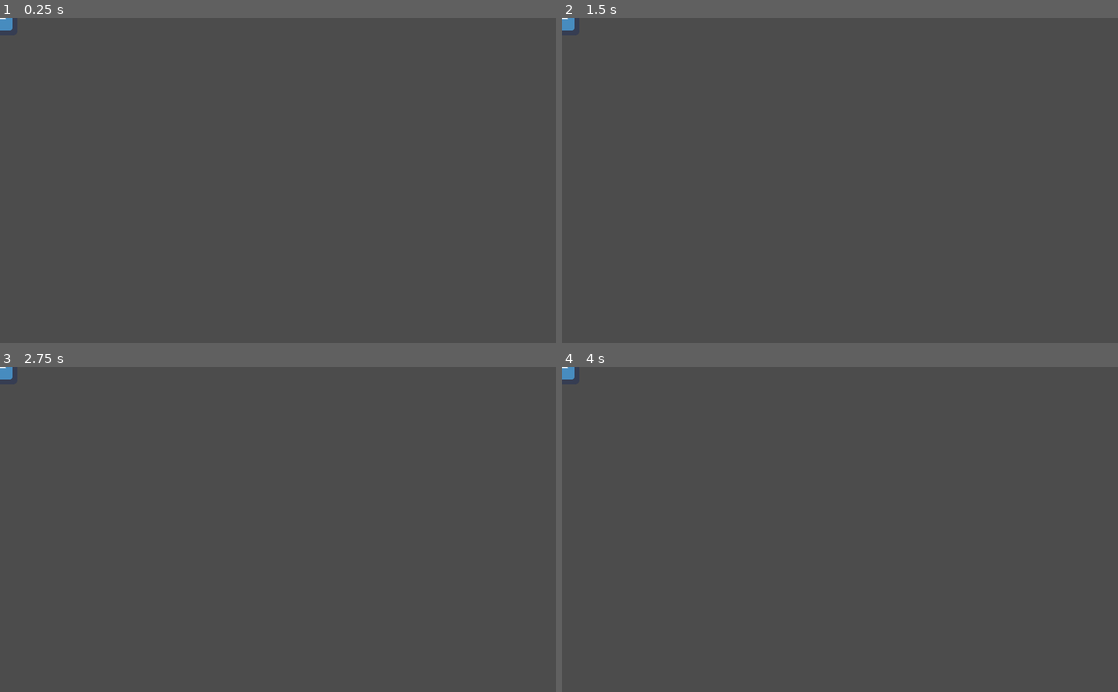
Above: before the commit, frames 1-4 (two rows, left to right).
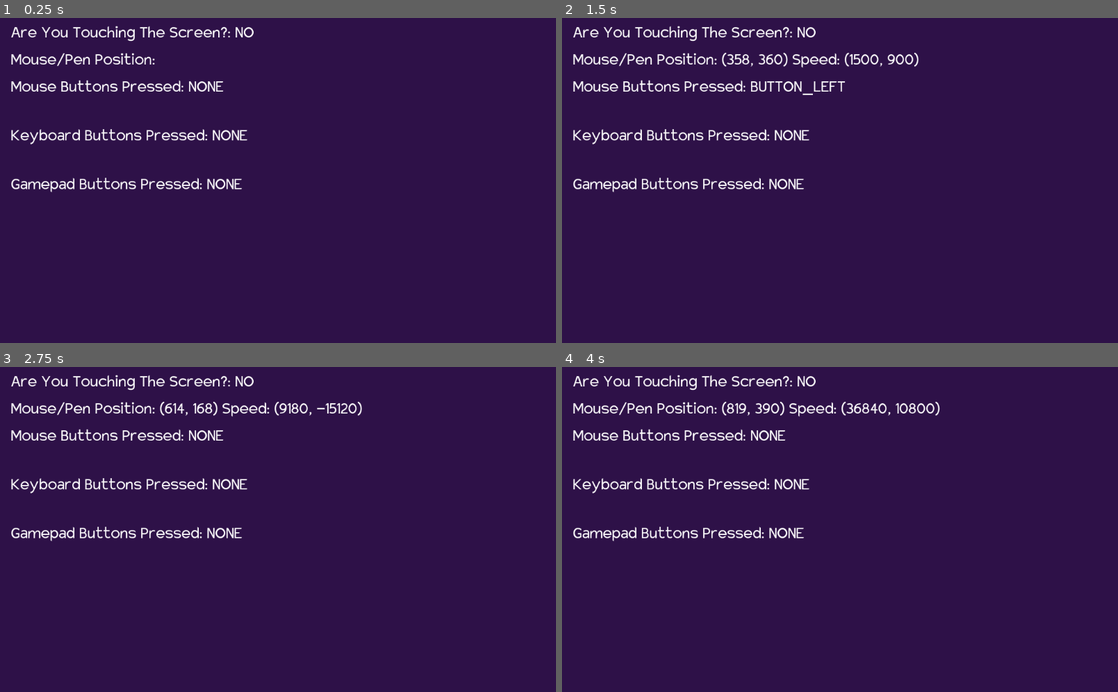
Above: after the commit, the same moments.

Repository: NVriezen/Godot_UWP_FeaturesExample
Game: Godot game, scene res://InputScene.tscn
The game is run twice, just before and just after one commit, with the same random seed, the same clock (stepped at 60 frames per second) and the same inputs. Before the commit the project starts from res://2DSpriteScene.tscn. The engine's default icon, where the game draws it, is replaced by a stand-in: a white triangle on a blue panel in a dark square.
Inputs (mouse positions are in pixels of both pictures, inside the frame that each line leads up to):
- Up to frame 1 (0.25 s): no input
- Up to frame 2 (1.5 s): tap Enter at 0.5 s; move the mouse to (962, 164) at 0.52 s; click (962, 164) at 0.67 s; tap Space at 1.25 s; drag from (728, 196) to (812, 245) at 1.27 s
- Up to frame 3 (2.75 s): move the mouse to (333, 458) at 2.02 s; click (333, 458) at 2.17 s
- Up to frame 4 (4 s): tap Enter at 2.75 s; drag from (812, 594) to (673, 480) at 2.77 s; move the mouse to (1006, 578) at 3.52 s; click (1006, 578) at 3.67 s

The runs differ from the first frame. In frame 1, 100% of the frame differs, in the area x 0-100%, y 0-100%; in frame 2, 100%; in frame 3, 100%; in frame 4, 100%.

Commit message:
Simple Keyboard, Mouse and Gamepad test scene added

Diff:
--- a/2DSpriteScene.tscn
+++ /dev/null
@@ -1,17 +0,0 @@
-[gd_scene load_steps=2 format=2]
-
-[ext_resource path="res://icon.png" type="Texture" id=1]
-
-[node name="Node2D" type="Node2D"]
-
-[node name="Control" type="Control" parent="."]
-anchor_left = 0.5
-anchor_top = 0.5
-anchor_right = 0.5
-anchor_bottom = 0.5
-__meta__ = {
-"_edit_use_anchors_": false
-}
-
-[node name="icon" type="Sprite" parent="Control"]
-texture = ExtResource( 1 )
--- a/Empty3DScene.tscn
+++ /dev/null
@@ -1,3 +0,0 @@
-[gd_scene format=2]
-
-[node name="Spatial" type="Spatial"]
--- /dev/null
+++ b/InputScene.tscn
@@ -0,0 +1,105 @@
+[gd_scene load_steps=8 format=2]
+
+[ext_resource path="res://Fonts/ChargerSport-w5g8.otf" type="DynamicFontData" id=1]
+[ext_resource path="res://Scripts/ClickingMouse.gd" type="Script" id=2]
+[ext_resource path="res://Scripts/KeyboardKeys.gd" type="Script" id=3]
+[ext_resource path="res://Scripts/TouchingScreen.gd" type="Script" id=4]
+[ext_resource path="res://Scripts/GamepadButtons.gd" type="Script" id=5]
+[ext_resource path="res://Scripts/MousePen.gd" type="Script" id=6]
+
+[sub_resource type="DynamicFont" id=1]
+size = 32
+extra_spacing_space = 5
+font_data = ExtResource( 1 )
+
+[node name="InputScene" type="Node2D"]
+
+[node name="Control" type="Control" parent="."]
+anchor_right = 1.0
+anchor_bottom = 1.0
+__meta__ = {
+"_edit_use_anchors_": false
+}
+
+[node name="ColorRect" type="ColorRect" parent="Control"]
+anchor_top = 0.5
+anchor_right = 1.0
+anchor_bottom = 0.5
+margin_right = 1024.0
+margin_bottom = 600.0
+color = Color( 0.180392, 0.0666667, 0.282353, 1 )
+
+[node name="TouchingScreen" type="RichTextLabel" parent="Control"]
+anchor_top = 0.5
+anchor_right = 1.0
+anchor_bottom = 0.5
+margin_left = 20.0
+margin_top = 10.0
+margin_right = 1010.0
+margin_bottom = 57.0
+custom_fonts/normal_font = SubResource( 1 )
+text = "Are you touching the screen?: NO"
+script = ExtResource( 4 )
+__meta__ = {
+"_edit_use_anchors_": false
+}
+
+[node name="MousePen" type="RichTextLabel" parent="Control"]
+anchor_top = 0.5
+anchor_right = 1.0
+anchor_bottom = 0.5
+margin_left = 20.0
+margin_top = 60.0
+margin_right = 1010.0
+margin_bottom = 107.0
+custom_fonts/normal_font = SubResource( 1 )
+text = "Mouse Info"
+script = ExtResource( 6 )
+__meta__ = {
+"_edit_use_anchors_": false
+}
+
+[node name="ClickingMouse" type="RichTextLabel" parent="Control"]
+anchor_top = 0.5
+anchor_right = 1.0
+anchor_bottom = 0.5
+margin_left = 20.0
+margin_top = 110.0
+margin_right = 1010.0
+margin_bottom = 180.0
+custom_fonts/normal_font = SubResource( 1 )
+text = "Mouse Buttons Pressed: NONE"
+script = ExtResource( 2 )
+__meta__ = {
+"_edit_use_anchors_": false
+}
+
+[node name="KeyboardKeys" type="RichTextLabel" parent="Control"]
+anchor_top = 0.5
+anchor_right = 1.0
+anchor_bottom = 0.5
+margin_left = 20.0
+margin_top = 200.0
+margin_right = 1010.0
+margin_bottom = 270.0
+custom_fonts/normal_font = SubResource( 1 )
+text = "Keyboard Keys Pressed:"
+script = ExtResource( 3 )
+__meta__ = {
+"_edit_use_anchors_": false
+}
+
+[node name="GamepadButtons" type="RichTextLabel" parent="Control"]
+anchor_top = 0.5
+anchor_right = 1.0
+anchor_bottom = 0.5
+margin_left = 20.0
+margin_top = 290.0
+margin_right = 1010.0
+margin_bottom = 360.0
+custom_fonts/normal_font = SubResource( 1 )
+text = "Gamepad"
+script = ExtResource( 5 )
+__meta__ = {
+"_edit_use_anchors_": false
+}
--- /dev/null
+++ b/Scripts/ClickingMouse.gd
@@ -0,0 +1,36 @@
+extends RichTextLabel
+
+var baseString = "Mouse Buttons Pressed: "
+var buttonList = []
+
+func _ready():
+	text = baseString + "NONE"
+
+func _input(event):
+	if event is InputEventMouseButton:
+		if event.pressed:
+			buttonList.append(get_button_string(event.button_index) + " ")
+		else:
+			buttonList.erase(get_button_string(event.button_index) + " ")
+		update_text();
+
+func update_text():
+	text = baseString
+	if (buttonList.empty()):
+		text = text + "NONE"
+		return
+
+	for button in buttonList:
+		text = text + button
+
+func get_button_string(button_index : int):
+	match button_index:
+		BUTTON_LEFT:  return "BUTTON_LEFT"
+		BUTTON_RIGHT: return "BUTTON_RIGHT"
+		BUTTON_MIDDLE: return "BUTTON_MIDDLE"
+		BUTTON_XBUTTON1: return "BUTTON_XBUTTON1"
+		BUTTON_XBUTTON2: return "BUTTON_XBUTTON2"
+		BUTTON_WHEEL_UP: return "BUTTON_WHEEL_UP"
+		BUTTON_WHEEL_DOWN: return "BUTTON_WHEEL_DOWN"
+		BUTTON_WHEEL_LEFT: return "BUTTON_WHEEL_LEFT"
+		_: return "UNKNOWN_BUTTON"
--- /dev/null
+++ b/Scripts/GamepadButtons.gd
@@ -0,0 +1,24 @@
+extends RichTextLabel
+
+var baseString = "Gamepad Buttons Pressed: "
+var buttonList = []
+
+func _ready():
+	text = baseString + "NONE"
+
+func _input(event):
+	if event is InputEventJoypadButton:
+		if event.pressed:
+			buttonList.append(str(event.button_index) + " ")
+		else:
+			buttonList.erase(str(event.button_index) + " ")
+		update_text();
+
+func update_text():
+	text = baseString
+	if (buttonList.empty()):
+		text = text + "NONE"
+		return
+
+	for button in buttonList:
+		text = text + button
--- /dev/null
+++ b/Scripts/KeyboardKeys.gd
@@ -0,0 +1,24 @@
+extends RichTextLabel
+
+var baseString = "Keyboard Buttons Pressed: "
+var buttonList = []
+
+func _ready():
+	text = baseString + "NONE"
+
+func _input(event):
+	if event is InputEventKey:
+		if event.pressed:
+			buttonList.append(event.as_text() + " ")
+		else:
+			buttonList.erase(event.as_text() + " ")
+		update_text();
+
+func update_text():
+	text = baseString
+	if (buttonList.empty()):
+		text = text + "NONE"
+		return
+
+	for button in buttonList:
+		text = text + button
--- /dev/null
+++ b/Scripts/MousePen.gd
@@ -0,0 +1,29 @@
+extends RichTextLabel
+
+var baseString = "Mouse/Pen Position: "
+var speedString = "Speed: "
+var speed = 0;
+var position : Vector2;
+
+func _ready():
+	text = baseString
+
+func _input(event):
+	if event is InputEventMouse:
+		if event is InputEventMouseMotion:
+			update_motion(event)
+		else:
+			update_position(event)
+		update_text()
+
+func update_text():
+	text = baseString + str(position) + " " + speedString + str(speed)
+
+func update_motion(event : InputEventMouseMotion):
+	position += event.relative
+	if (event.speed.length() == 0):
+		return
+	speed = event.speed
+
+func update_position(event : InputEventMouse):
+	position = event.global_position
--- /dev/null
+++ b/Scripts/TouchingScreen.gd
@@ -0,0 +1,28 @@
+extends RichTextLabel
+
+var baseString = "Are You Touching The Screen?: "
+var buttonList = []
+
+func _ready():
+	text = baseString + "NO"
+
+func _input(event):
+	if event is InputEventScreenTouch:
+		update_text_touch(event)
+	if event is InputEventScreenDrag:
+		update_text_drag(event)
+
+func update_text_touch(event : InputEventScreenTouch):
+	text = baseString
+	if (event.pressed):
+		text = text + "NO"
+		return
+
+	text = text + "YES Position: " + str(event.position)
+
+func update_text_drag(event : InputEventScreenDrag):
+	text = baseString
+	if (event.speed.length() == 0):
+		return
+
+	text = text + "YES Position: " + str(event.position) + " Speed: " + str(event.speed)
--- a/project.godot
+++ b/project.godot
@@ -16,7 +16,7 @@
 [application]
 
 config/name="UWP_ExampleProject"
-run/main_scene="res://2DSpriteScene.tscn"
+run/main_scene="res://InputScene.tscn"
 config/icon="res://icon.png"
 
 [rendering]
Not shown, added: Build/gpacker.txt
Binary file added: Fonts/ChargerSport-w5g8.otf
Binary file added: Fonts/ChargerSportBlack-78ER.otf
Binary file added: Fonts/ChargerSportBlackExtendedOblique-dGyE.otf
Binary file added: Fonts/ChargerSportBlackOblique-XPWj.otf
Not shown, changed: UWP_FeaturesList.txt
Not shown, changed: .gitignore
Not shown, added: Build/RandomTestt.appx
Not shown, added: Build/UWP_ExampleProject.appx
Not shown, added: Build/UWP_ExampleProject.appx.appx
Not shown, removed: Certificates/UWPExample.pfx
Not shown, added: GodotDLLTutorial.dll
